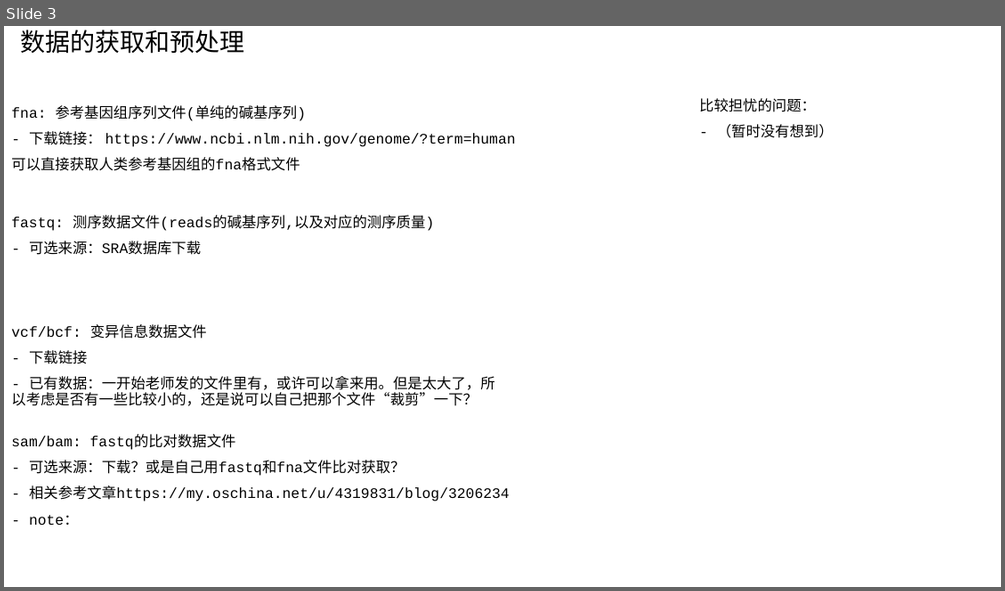
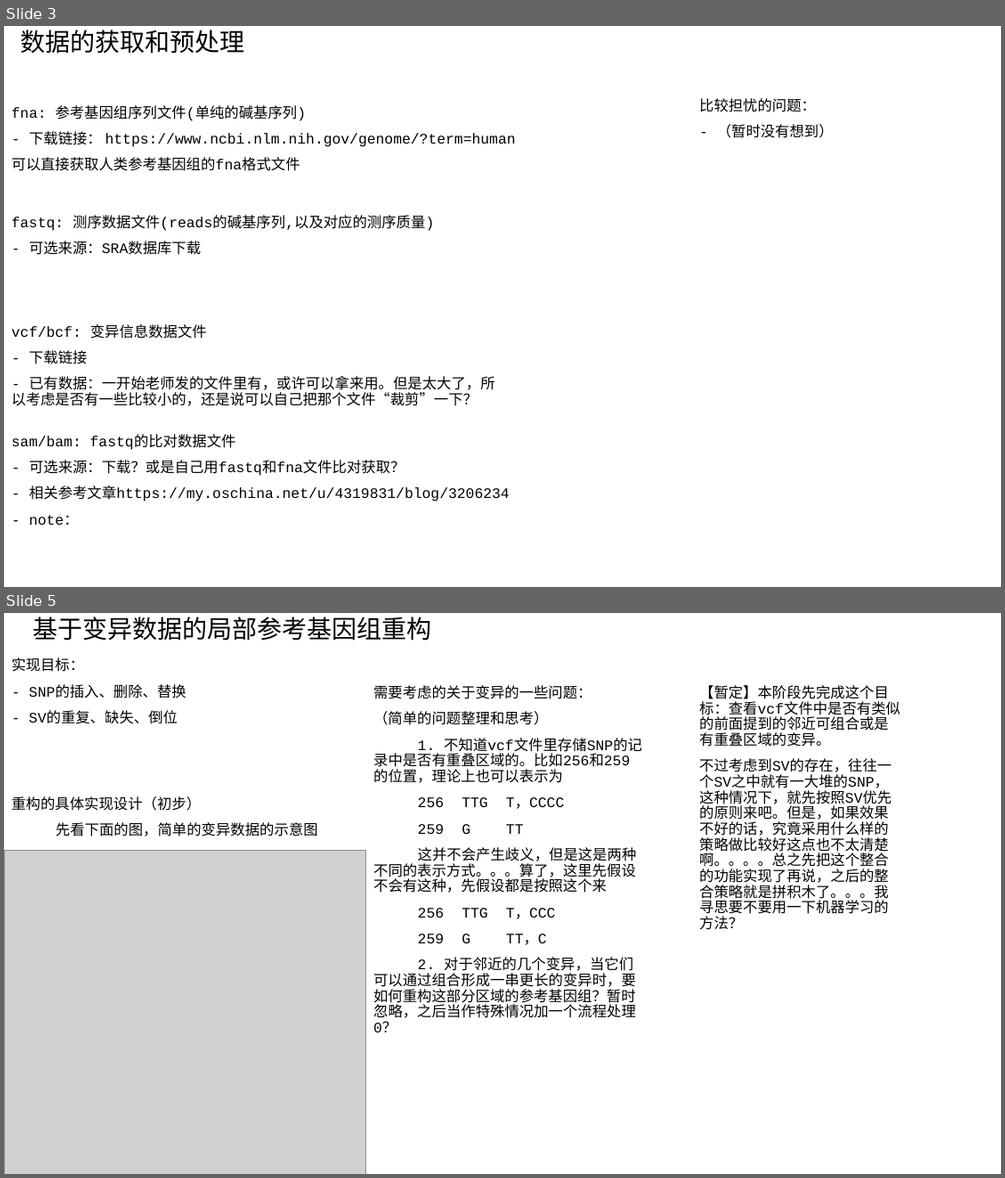
Before and after one commit to AtoshDustosh/thesis-project, a slide deck: THE project/design/project design.pptx. Shown one above the other, each under a label of ours: slide 3 before the commit, slides 3 and 5 after it; the slides between them are not shown. The pictures are 1005x591 and 1005x1178 pixels, drawn with LibreOffice and Linux fonts; fonts in the diff are those of the drawing; grey boxes stand for pictures. Boxes give left, top, right and bottom in pixels: in the first picture for what was removed or moved away, otherwise in the second. Text is boxed around its words. In the diff, an @@ line names an element or a change of style, - is before the commit and + after.

```diff
--- a/THE project/design/project design.pptx
+++ b/THE project/design/project design.pptx
@@ slide 5 added at bbox=[4, 613, 1001, 1174], background #FFFFFF @@
@@ subtitle added at bbox=[32, 617, 431, 641], 24 pt, text #000000 @@
+基于变异数据的局部参考基因组重构
@@ text added at bbox=[11, 657, 186, 724], 14 pt, text #000000 @@
+实现目标：
+- SNP的插入、删除、替换
+- SV的重复、缺失、倒位
@@ text added at bbox=[373, 685, 642, 1032], 14 pt, text #000000 @@
+需要考虑的关于变异的一些问题：
+（简单的问题整理和思考）
+1. 不知道vcf文件里存储SNP的记录中是否有重叠区域的。比如256和259的位置，理论上也可以表示为
+256 TTG T，CCCC
+259 G TT
+这并不会产生歧义，但是这是两种不同的表示方式。。。算了，这里先假设不会有这种，先假设都是按照这个来
+256 TTG T，CCC
+259 G TT，C
+2. 对于邻近的几个变异，当它们可以通过组合形成一串更长的变异时，要如何重构这部分区域的参考基因组？暂时忽略，之后当作特殊情况加一个流程处理0？
@@ text added at bbox=[699, 685, 900, 929], 14 pt, text #000000 @@
+【暂定】本阶段先完成这个目标：查看vcf文件中是否有类似的前面提到的邻近可组合或是有重叠区域的变异。
+不过考虑到SV的存在，往往一个SV之中就有一大堆的SNP，这种情况下，就先按照SV优先的原则来吧。但是，如果效果不好的话，究竟采用什么样的策略做比较好这点也不太清楚啊。。。。总之先把这个整合的功能实现了再说，之后的整合策略就是拼积木了。。。我寻思要不要用一下机器学习的方法？
@@ text added at bbox=[11, 796, 318, 836], 14 pt, text #000000 @@
+重构的具体实现设计（初步）
+先看下面的图，简单的变异数据的示意图
@@ picture added at bbox=[4, 850, 366, 1174] @@
```
Also in this commit, not shown: 2 slides changed, 1 other slide added, 1 other file.
